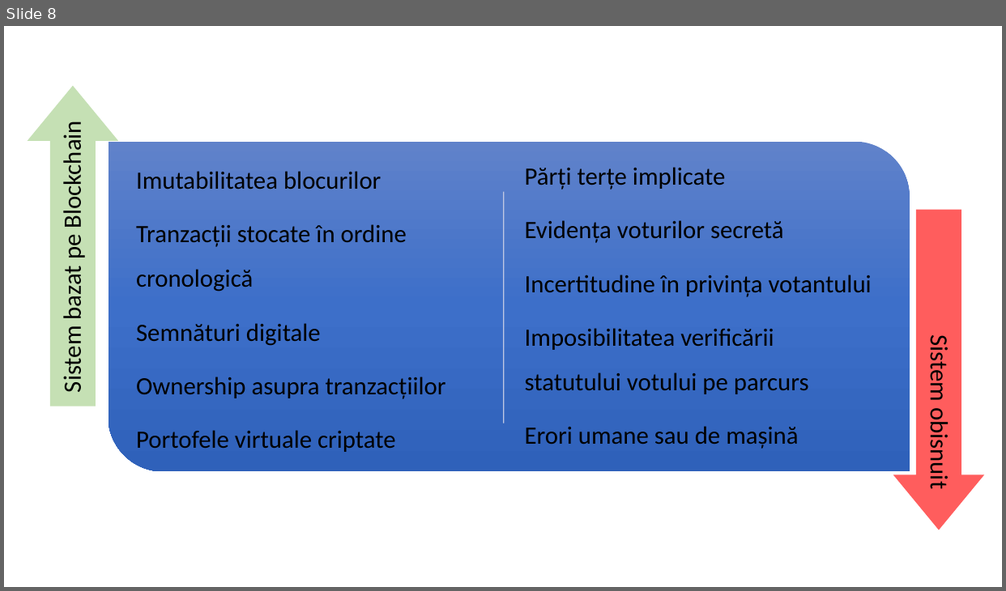
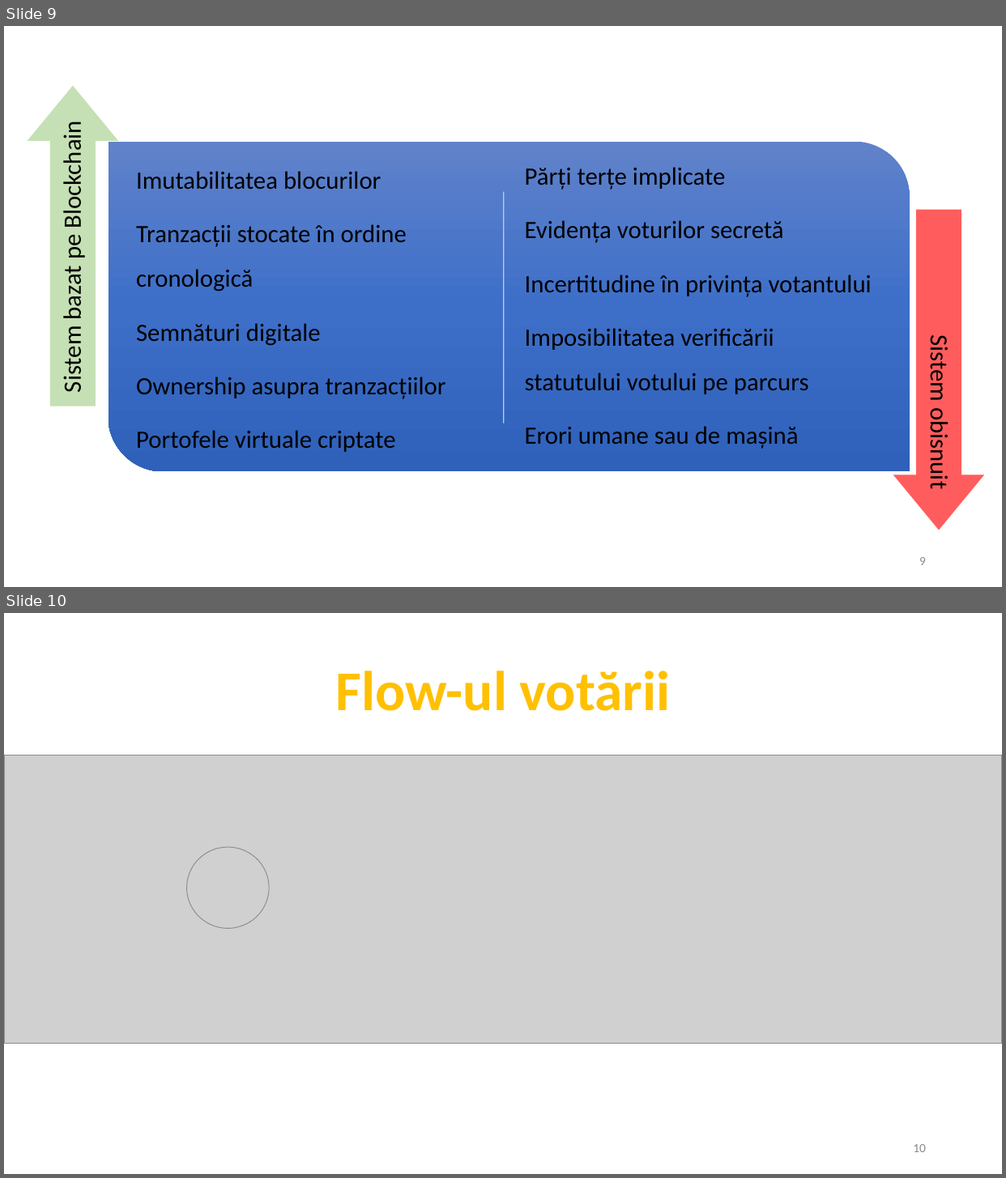
Before and after one commit to AlenaHa/Bachelor-Thesis, a slide deck: Licenta2018HardonElena/Blockchain usage in secured voting.pptx. Shown one above the other, each under a label of ours: slide 8 before the commit, slides 9 and 10 after it. The pictures are 1006x591 and 1006x1178 pixels, drawn with LibreOffice and Linux fonts; fonts in the diff are those of the drawing; grey boxes stand for pictures. Boxes give left, top, right and bottom in pixels: in the first picture for what was removed or moved away, otherwise in the second. Text is boxed around its words. In the diff, an @@ line names an element or a change of style, - is before the commit and + after.

```diff
--- a/Licenta2018HardonElena/Blockchain usage in secured voting.pptx
+++ b/Licenta2018HardonElena/Blockchain usage in secured voting.pptx
@@ slide 10 added at [4,613,1002,1174], background #FFFFFF @@
@@ text added at [335,671,670,711], 54 pt, text #FFC000, bold @@
+Flow-ul votării
@@ picture added at [4,756,1002,1043] @@
@@ picture added at [187,847,269,929] @@
@@ page number added at [913,1144,926,1152], 12 pt, text #8C8C8C @@
+10
@@ what was slide 8 is now slide 9 @@
@@ slide 9 changed as well @@
@@ page number added at [919,557,926,565], 12 pt, text #8C8C8C @@
+9
```
Also in this commit, not shown: 7 other slides changed, 5 other slides added, 2 slides removed, 1 other file.
